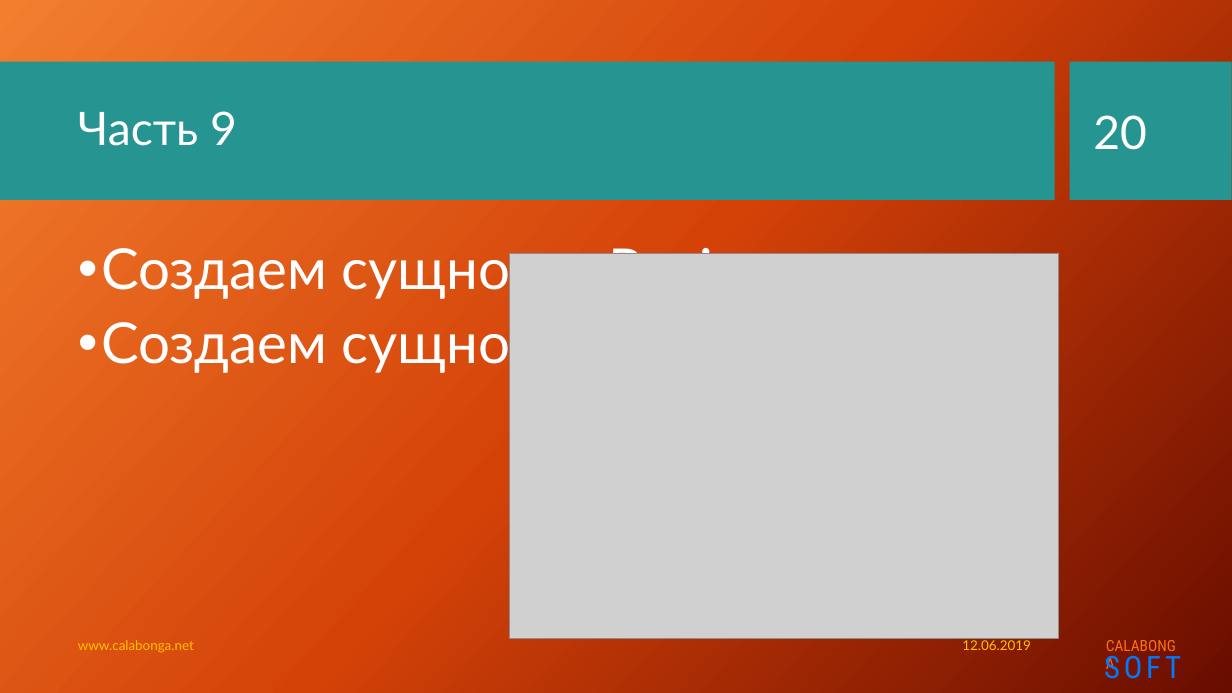
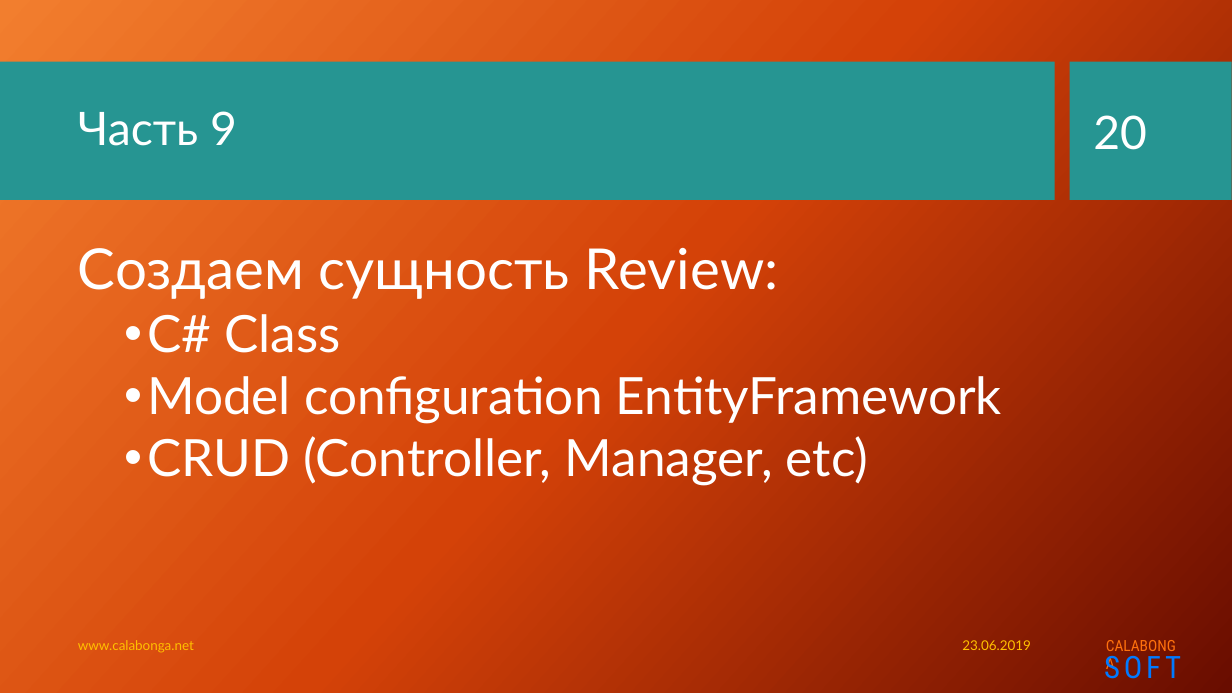
Before and after one commit to Calabonga/Calabonga.Catalog, a slide deck: slide 20 of Presentation/Calabonga.Catalog.pptx. Drawn at 1232x693 pixels with LibreOffice and Linux fonts; fonts in the diff are those of the drawing; grey boxes stand for pictures; background and template pictures are left out. Boxes give left, top, right and bottom in pixels: in the first picture for what was removed or moved away, otherwise in the second. Text is boxed around its words. In the diff, an @@ line names an element or a change of style, - is before the commit and + after.

Commit message:
presentation updated

```diff
--- a/Presentation/Calabonga.Catalog.pptx
+++ b/Presentation/Calabonga.Catalog.pptx
@@ text at (78, 248, 1002, 485): text changed; size 44 to 40 pt @@
-• Создаем сущность Review
-• Создаем сущность Tag
+Создаем сущность Review:
+  • C# Class
+  • Model configuration EntityFramework
+  • CRUD (Controller, Manager, etc)
@@ picture removed at (509, 253, 1059, 639) @@
@@ text at (962, 640, 1030, 650): text changed @@
-12.06.2019
+23.06.2019
```
Also in this commit, not shown: 18 other slides changed, 1 slide added.
